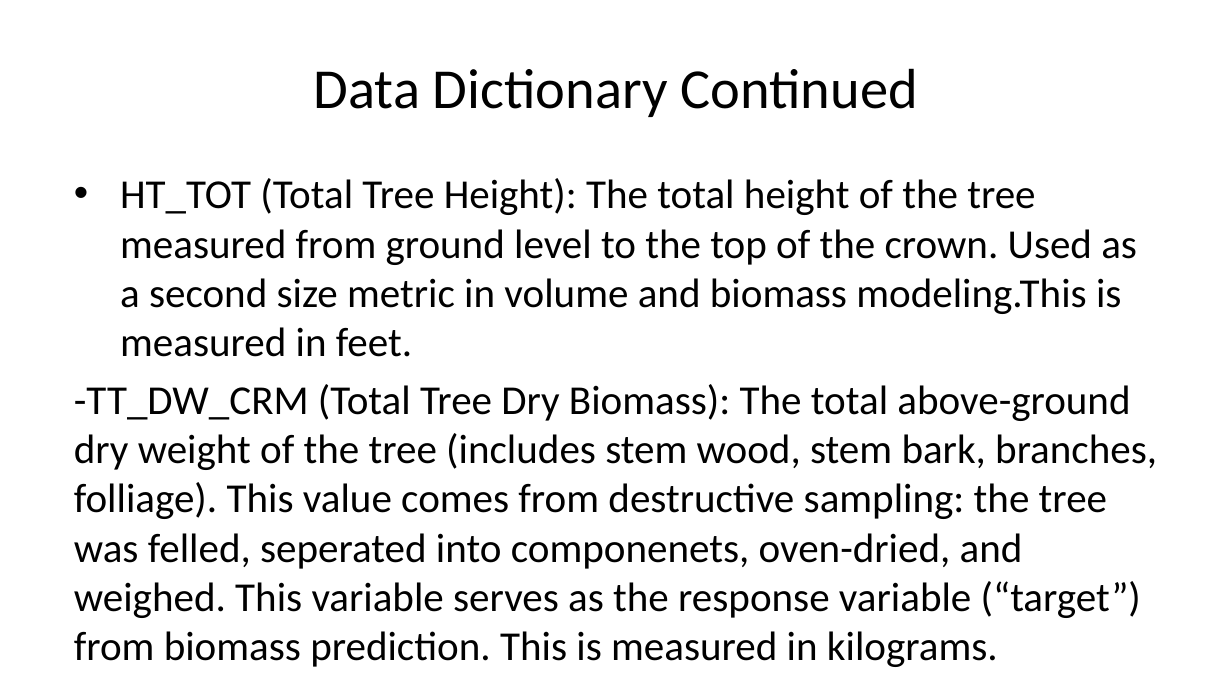
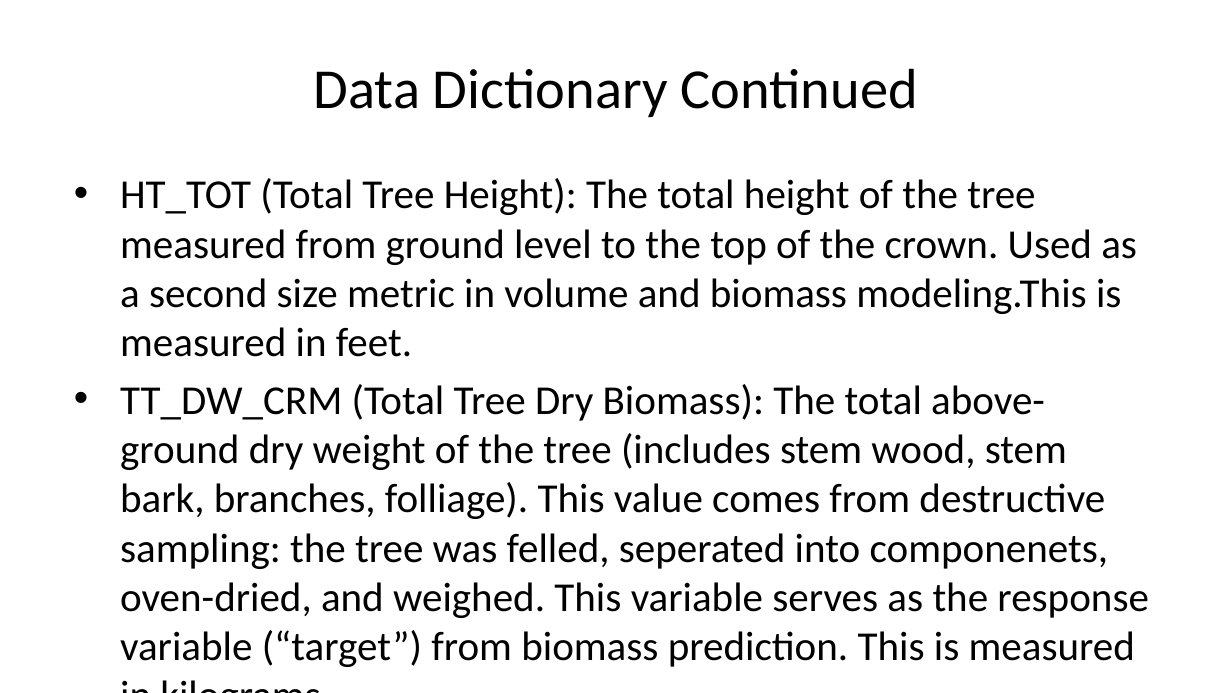
Before and after one commit to deancallahan25/Redwood-Analytics-Portfolio, a slide deck: slide 3 of Project-3/individual-models/data/presentation.pptx (slide 4 before the commit). Drawn at 1232x693 pixels with LibreOffice and Linux fonts; fonts in the diff are those of the drawing. Boxes give left, top, right and bottom in pixels: in the first picture for what was removed or moved away, otherwise in the second. Text is boxed around its words. In the diff, an @@ line names an element or a change of style, - is before the commit and + after.

```diff
--- a/Project-3/individual-models/data/presentation.pptx
+++ b/Project-3/individual-models/data/presentation.pptx
@@ text at (120, 384, 1149, 667): text changed @@
--TT_DW_CRM (Total Tree Dry Biomass): The total above-ground dry weight of the tree (includes stem wood, stem bark, branches, folliage). This value comes from destructive sampling: the tree was felled, seperated into componenets, oven-dried, and weighed. This variable serves as the response variable (“target”) from biomass prediction. This is measured in kilograms.
+• TT_DW_CRM (Total Tree Dry Biomass): The total above-ground dry weight of the tree (includes stem wood, stem bark, branches, folliage). This value comes from destructive sampling: the tree was felled, seperated into componenets, oven-dried, and weighed. This variable serves as the response variable (“target”) from biomass prediction. This is measured in kilograms.
```
Also in this commit, not shown: 4 other slides changed, 8 slides added, 4 slides removed, 1 other file.
